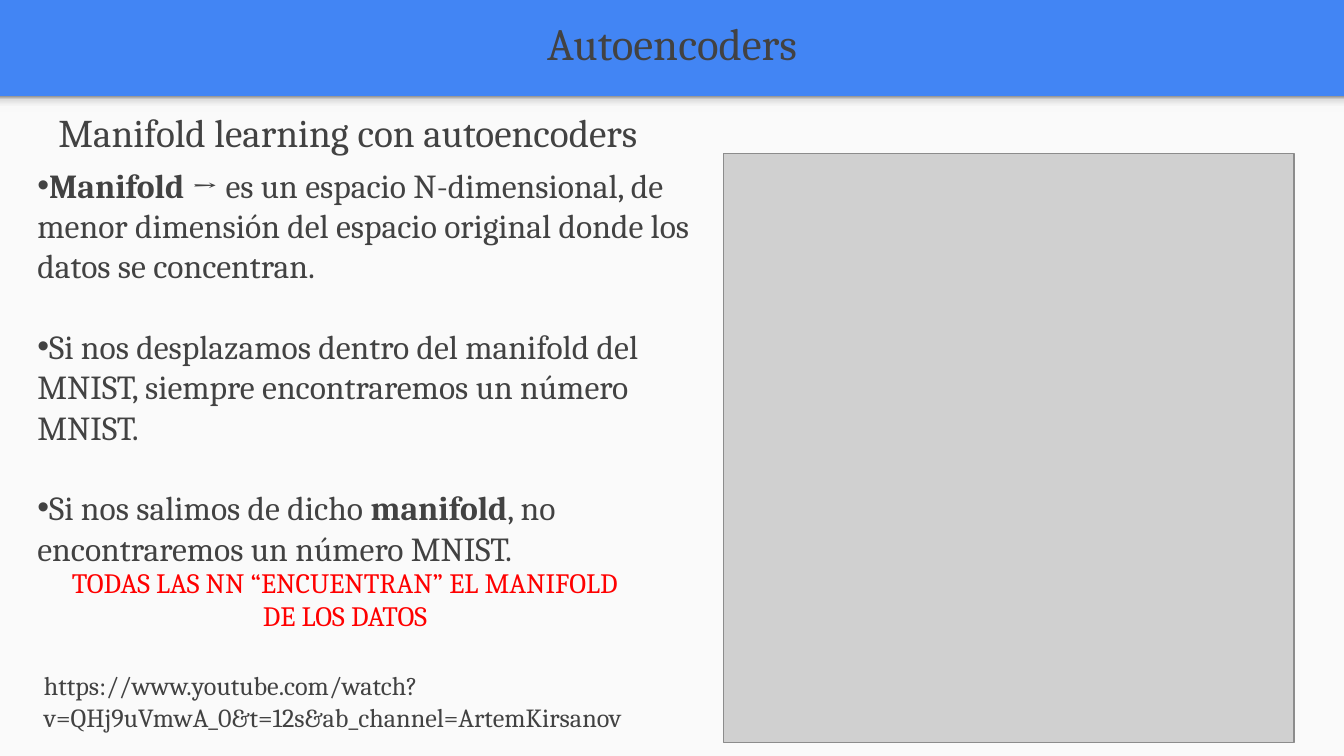
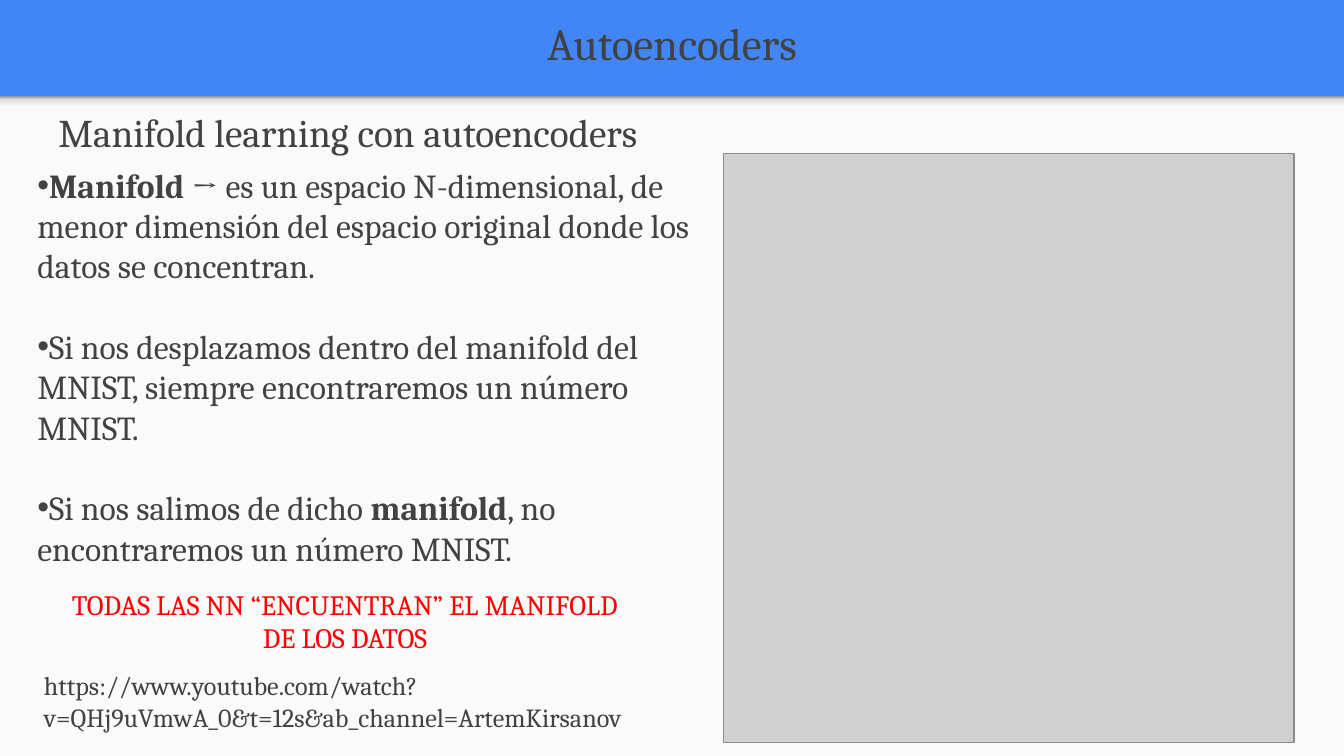
Before and after one commit to FIUBA-Posgrado-Inteligencia-Artificial/aprendizaje_profundo, a slide deck: slide 10 of clase_7/teoria/Clase_7.pptx. Drawn at 1344x756 pixels with LibreOffice and Linux fonts; fonts in the diff are those of the drawing; grey boxes stand for pictures. Boxes give left, top, right and bottom in pixels: in the first picture for what was removed or moved away, otherwise in the second. Text is boxed around its words. In the diff, an @@ line names an element or a change of style, - is before the commit and + after.

```diff
--- a/clase_7/teoria/Clase_7.pptx
+++ b/clase_7/teoria/Clase_7.pptx
@@ text "TODAS LAS NN “ENCUENTRAN” EL ...": place and size @@
-text "TODAS LAS NN “ENCUENTRAN” EL ..." at [72,574,618,627]
+text "TODAS LAS NN “ENCUENTRAN” EL ..." at [72,596,618,649]
```
Also in this commit, not shown: 12 other slides changed, 1 slide added, 5 other files.
